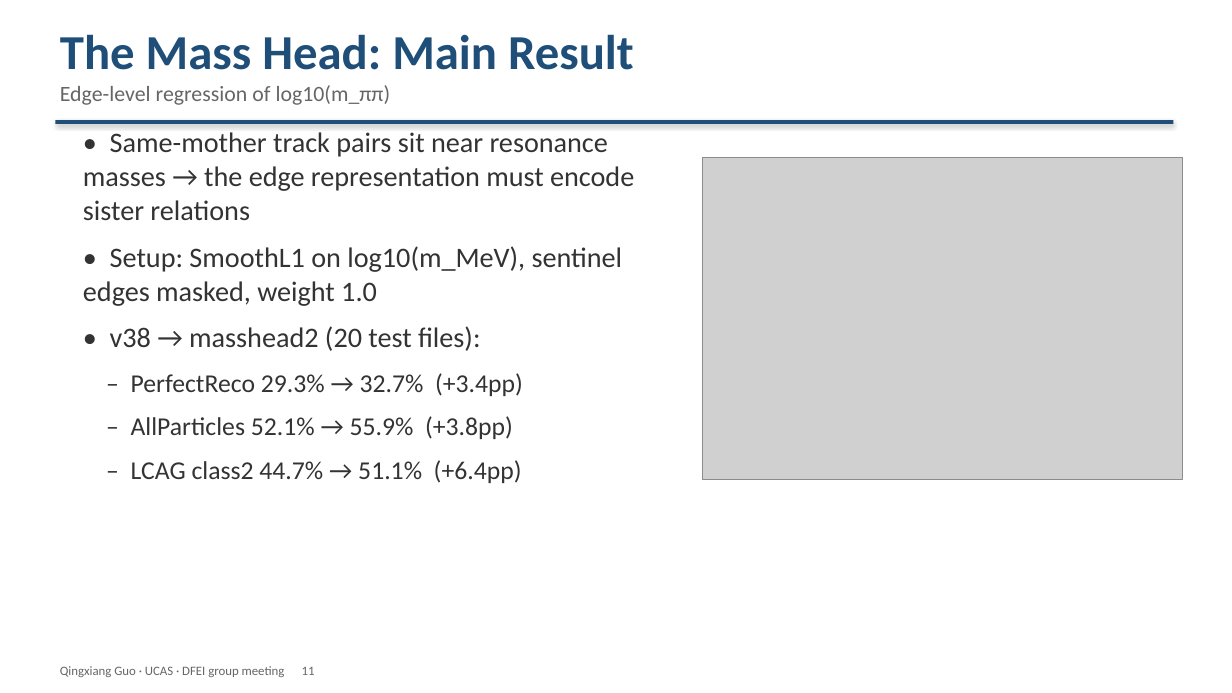
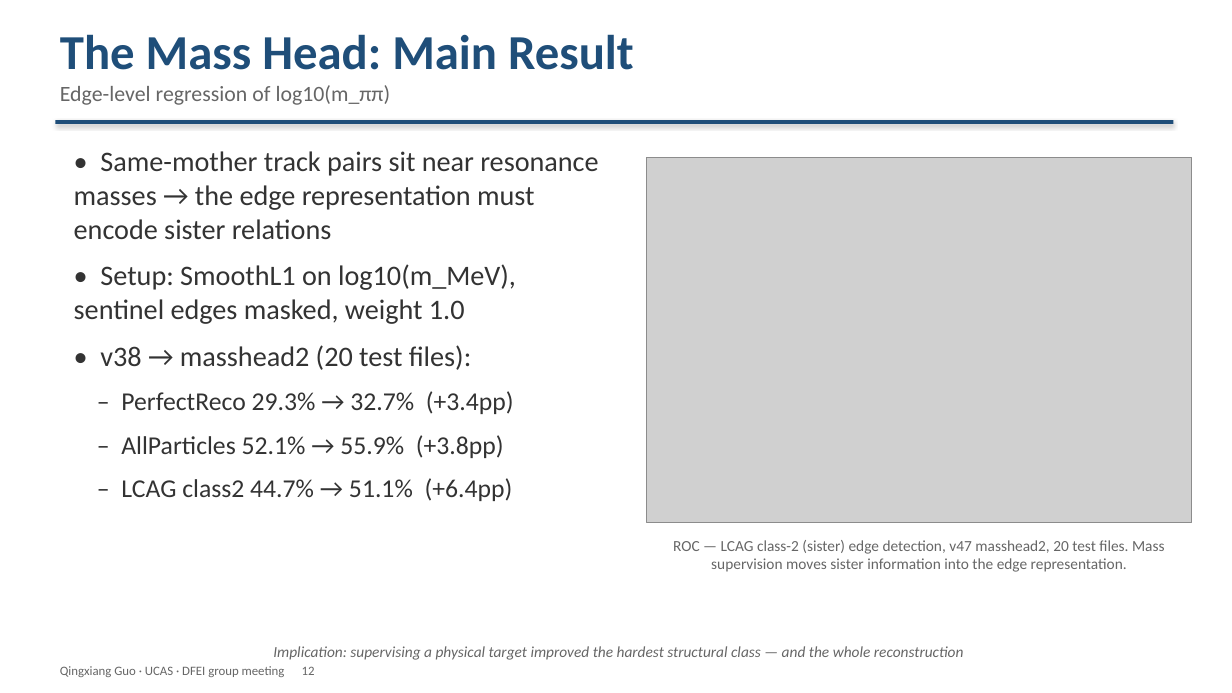
Before and after one commit to Aniedrew/dfei_ift, a slide deck: slide 12 of meeting_figs/DFEI_progress_20260902_EN.pptx (slide 11 before the commit). Drawn at 1232x693 pixels with LibreOffice and Linux fonts; fonts in the diff are those of the drawing; grey boxes stand for pictures. Boxes give left, top, right and bottom in pixels: in the first picture for what was removed or moved away, otherwise in the second. Text is boxed around its words. In the diff, an @@ line names an element or a change of style, - is before the commit and + after.

Commit message:
docs: split part 1 into pruning + rewarding; clarify later parts with plots
- Part 1 = Differentiable Pruning with Annealing; Part 2 = Rewarding the Chain
- "Why Chains Die" moved to the start of Part 2 (imbalance, one misclassified edge),
  then root cause (dilution), then hinge (v37), chain-CE (v38)
- New S10 "The Strategy Works": PerfectReco per version + per-class accuracy
  before/after the rewards (v31 -> v38)
- Later parts now figure-backed: head zoo (S11), mass ROC with caption (S12),
  struct/mom tree schematic (S13), probe R2 chart (S14), v48 gradient-balance
  chart (S15); Parts renumbered to 5, deck is 17 pages

```diff
--- a/meeting_figs/DFEI_progress_20260902_EN.pptx
+++ b/meeting_figs/DFEI_progress_20260902_EN.pptx
@@ text "• Same-mother track pairs sit ..." rewrapped from (x1=83, y1=132, x2=634, y2=483) to (x1=74, y1=151, x2=598, y2=501) @@
@@ picture resized from (x1=702, y1=157, x2=1183, y2=480) to (x1=647, y1=157, x2=1192, y2=523) @@
@@ text added at (x1=673, y1=540, x2=1165, y2=572), 12 pt, text #666666 @@
+ROC — LCAG class-2 (sister) edge detection, v47 masshead2, 20 test files. Mass supervision moves sister information into the edge representation.
@@ text added at (x1=273, y1=646, x2=964, y2=660), 12 pt, text #666666, italic @@
+Implication: supervising a physical target improved the hardest structural class — and the whole reconstruction
@@ text at (x1=60, y1=666, x2=315, y2=677): text changed @@
-Qingxiang Guo · UCAS · DFEI group meeting 11
+Qingxiang Guo · UCAS · DFEI group meeting 12
```
Also in this commit, not shown: 12 other slides changed, 1 slide added, 7 other files.
